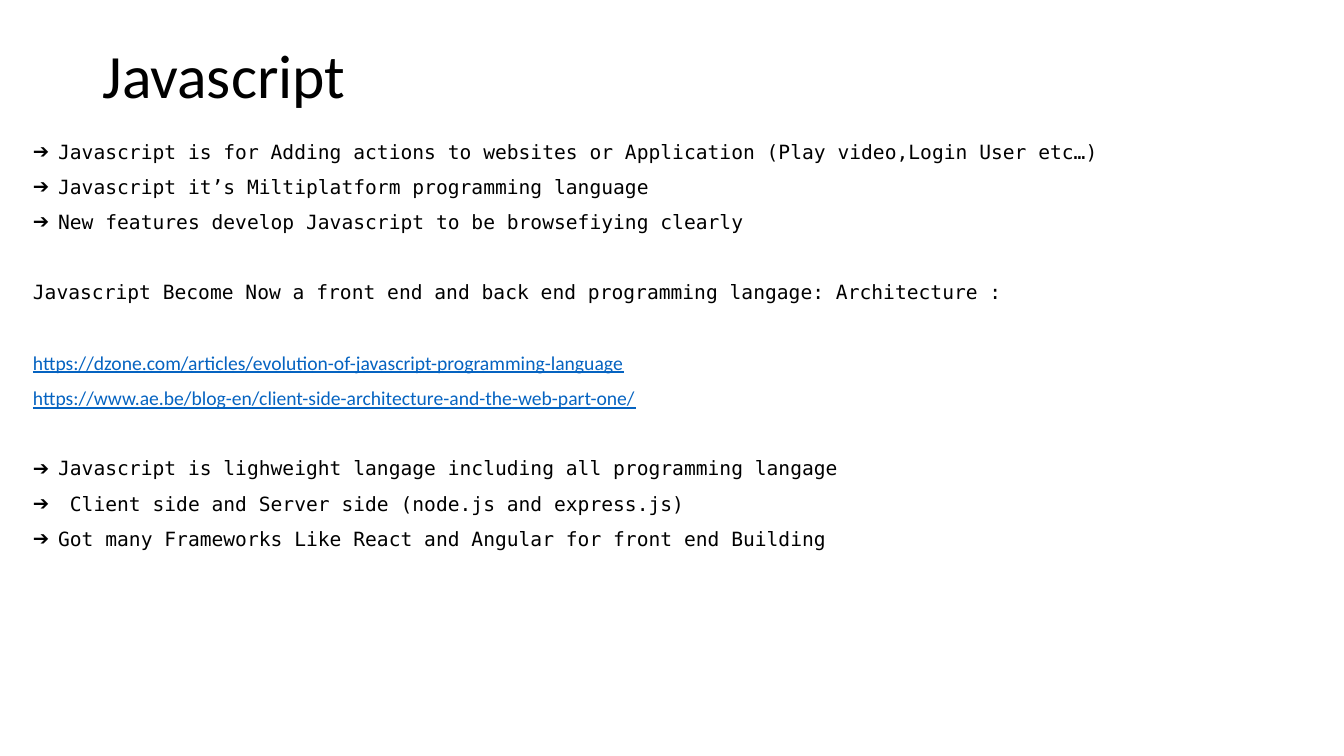
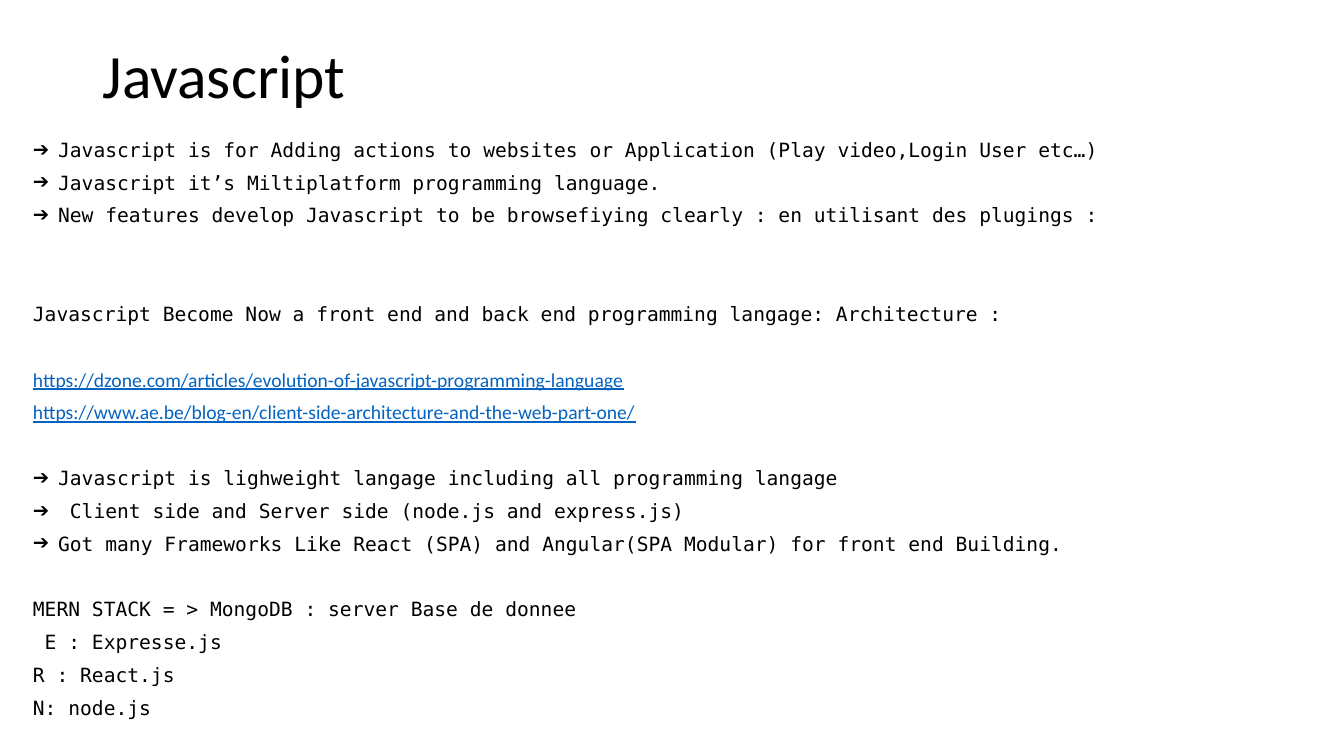
Before and after one commit to tijaniabdellatif/Javascript-Guides, a slide deck: slide 1 of Day1/Guide/Javascript-Hints.pptx. Drawn at 1344x756 pixels with LibreOffice and Linux fonts; fonts in the diff are those of the drawing. Boxes give left, top, right and bottom in pixels: in the first picture for what was removed or moved away, otherwise in the second. Text is boxed around its words. In the diff, an @@ line names an element or a change of style, - is before the commit and + after.

```diff
--- a/Day1/Guide/Javascript-Hints.pptx
+++ b/Day1/Guide/Javascript-Hints.pptx
@@ text at <box>33,142,1097,522</box>: line spacing 0.9 to 0.8 @@
@@ text at <box>58,175,1073,227</box>: text changed @@
-➔ Javascript it’s Miltiplatform programming language
-➔ New features develop Javascript to be browsefiying clearly
+➔ Javascript it’s Miltiplatform programming language.
+➔ New features develop Javascript to be browsefiying clearly : en utilisant des plugings :
@@ text at <box>33,536,1062,719</box>: text changed @@
-➔ Got many Frameworks Like React and Angular for front end Building
+➔ Got many Frameworks Like React (SPA) and Angular(SPA Modular) for front end Building.
+MERN STACK = > MongoDB : server Base de donnee
+E : Expresse.js
+R : React.js
+N: node.js
```
Also in this commit, not shown: 3 other slides changed, 2 other files.
